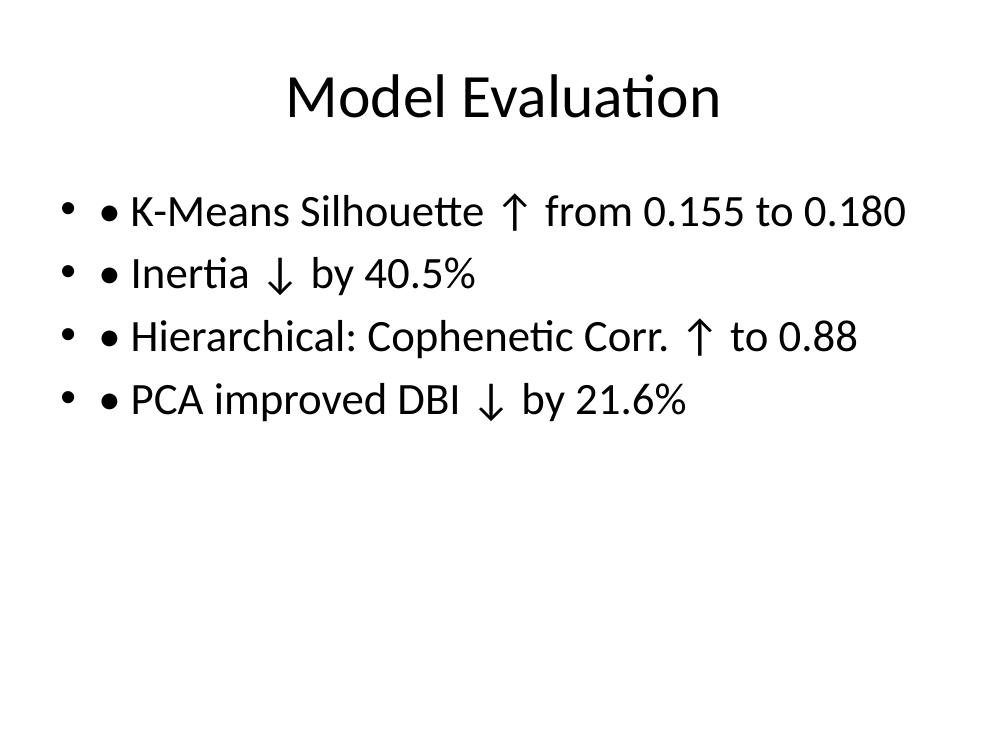
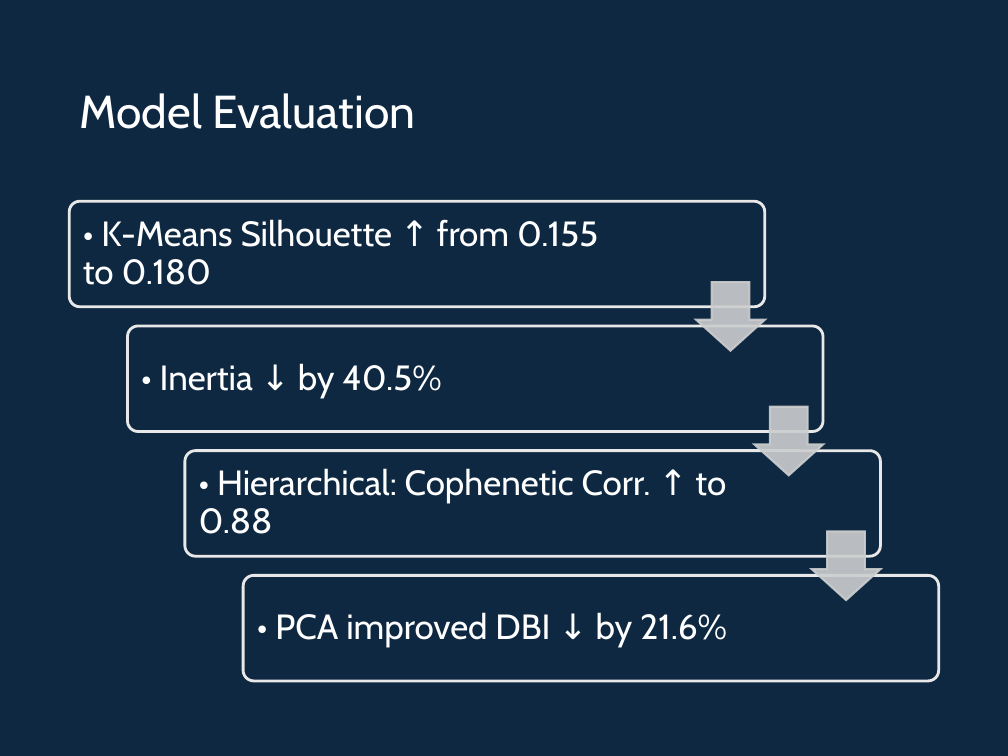
Before and after one commit to Rageshmenon9388/rag, a slide deck: slide 8 of Health_Behavior_Clustering_Presentation.pptx. Drawn at 1008x756 pixels with LibreOffice and Linux fonts; fonts in the diff are those of the drawing; background and template pictures are left out. Boxes give left, top, right and bottom in pixels: in the first picture for what was removed or moved away, otherwise in the second. Text is boxed around its words. In the diff, an @@ line names an element or a change of style, - is before the commit and + after.

```diff
--- a/Health_Behavior_Clustering_Presentation.pptx
+++ b/Health_Behavior_Clustering_Presentation.pptx
@@ background #FFFFFF to picture (left out) @@
@@ title "Model Evaluation": place and size @@
-title "Model Evaluation" at [286,74,722,118]
+title "Model Evaluation" at [79,93,415,129]
@@ title "Model Evaluation" at [79,93,415,129]: size 44 to 33 pt, font Calibri to Cabin, text colour #000000 to #FFFFFF; alignment centre to left; line spacing 1 to 0.9 @@
@@ text removed at [131,195,906,422] @@
-• • K-Means Silhouette ↑ from 0.155 to 0.180
-• • Inertia ↓ by 40.5%
-• • Hierarchical: Cophenetic Corr. ↑ to 0.88
-• • PCA improved DBI ↓ by 21.6%
@@ group added at [70,202,938,681]: 4 rounded rectangles, 4 texts, 3 down arrows @@
+• K-Means Silhouette ↑ from 0.155 to 0.180
+• Inertia ↓ by 40.5%
+• Hierarchical: Cophenetic Corr. ↑ to 0.88
+• PCA improved DBI ↓ by 21.6%
```
Also in this commit, not shown: 10 other slides changed.
